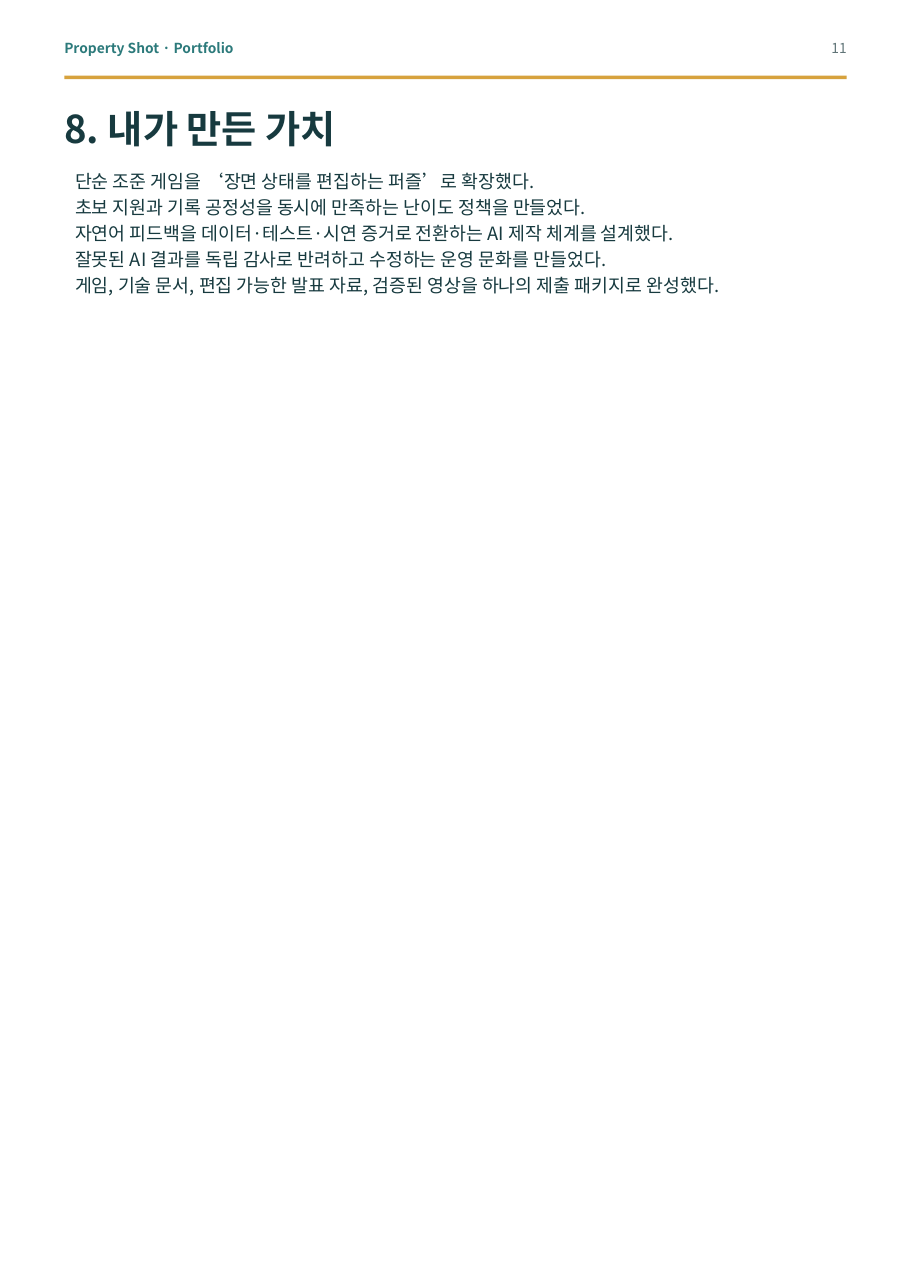
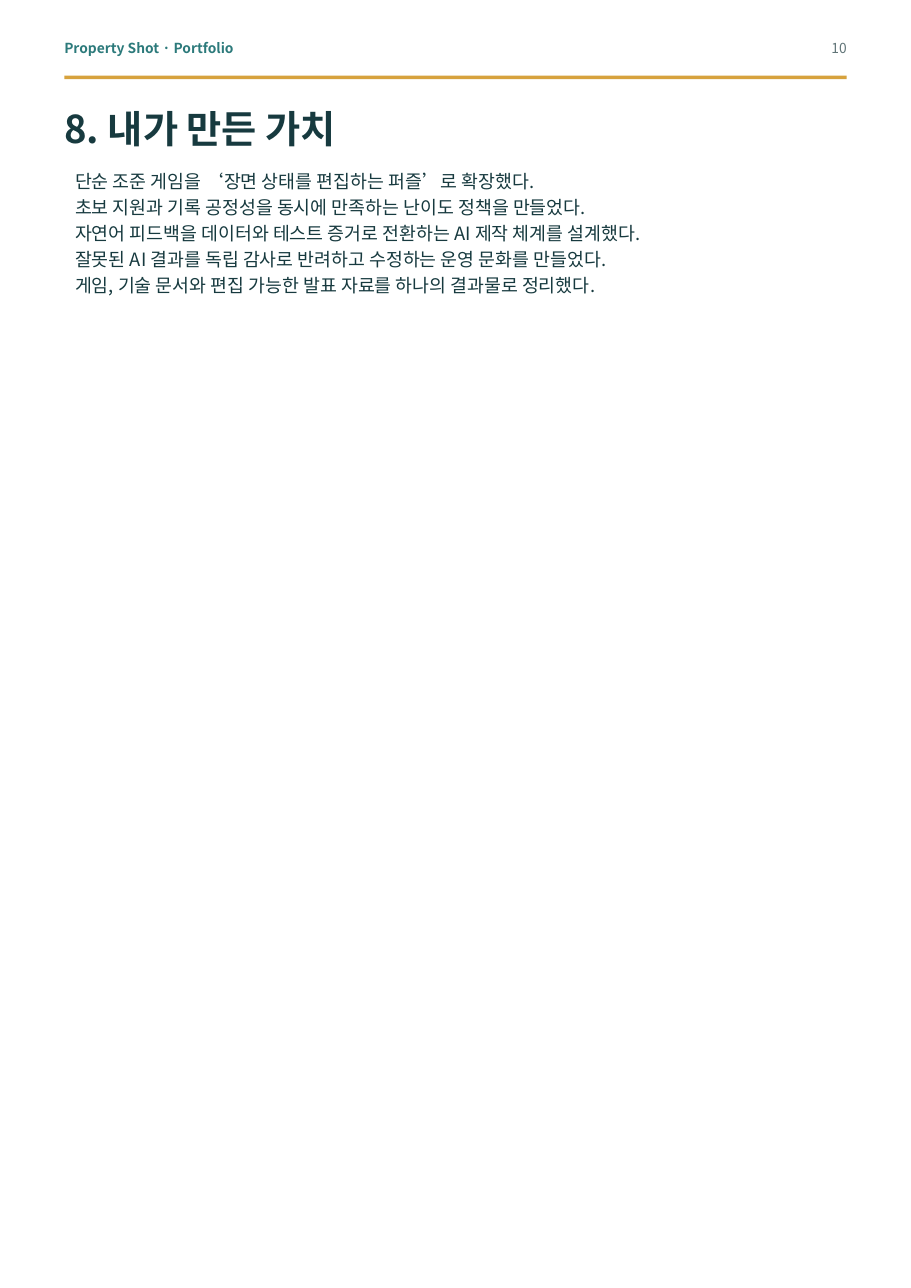
Before and after one commit to good5229/Property_shot, a slide deck: slide 10 of report/dist/property_shot_portfolio.pptx (slide 11 before the commit). Drawn at 911x1288 pixels with LibreOffice and Linux fonts; fonts in the diff are those of the drawing. Boxes give left, top, right and bottom in pixels: in the first picture for what was removed or moved away, otherwise in the second. Text is boxed around its words. In the diff, an @@ line names an element or a change of style, - is before the commit and + after.

```diff
--- a/report/dist/property_shot_portfolio.pptx
+++ b/report/dist/property_shot_portfolio.pptx
@@ text at [831, 43, 846, 53]: text changed @@
-11
+10
@@ text at [75, 225, 641, 242]: text changed @@
-자연어 피드백을 데이터·테스트·시연 증거로 전환하는 AI 제작 체계를 설계했다.
+자연어 피드백을 데이터와 테스트 증거로 전환하는 AI 제작 체계를 설계했다.
@@ text at [75, 277, 595, 296]: text changed @@
-게임, 기술 문서, 편집 가능한 발표 자료, 검증된 영상을 하나의 제출 패키지로 완성했다.
+게임, 기술 문서와 편집 가능한 발표 자료를 하나의 결과물로 정리했다.
```
Also in this commit, not shown: 9 other slides changed, 2 slides removed, 12 other files.
